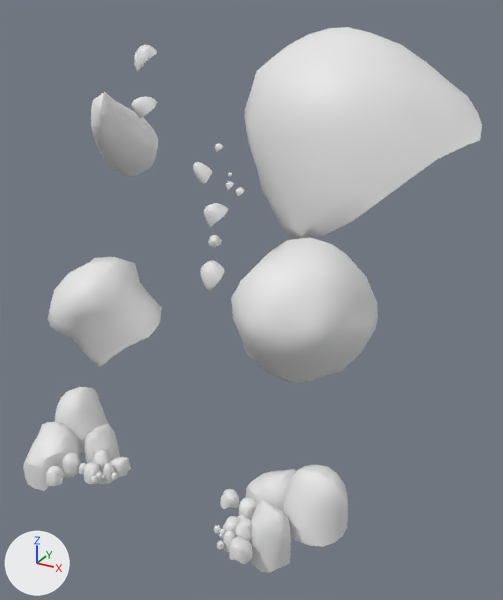
The OBJ model assets/models02/rocks02.obj as it was, and as the next commit left it.
Camera for both pictures: a 50 mm camera at (-48.5, 9.8, 40.5) aimed at (-77.0, 61.5, 14.6). Every picture has the same lights, and +X, +Y and +Z are marked at lower left. Where no turn or scale is listed for an object, it has been applied to the vertices.

Objects in the first picture: 'rocks02'.
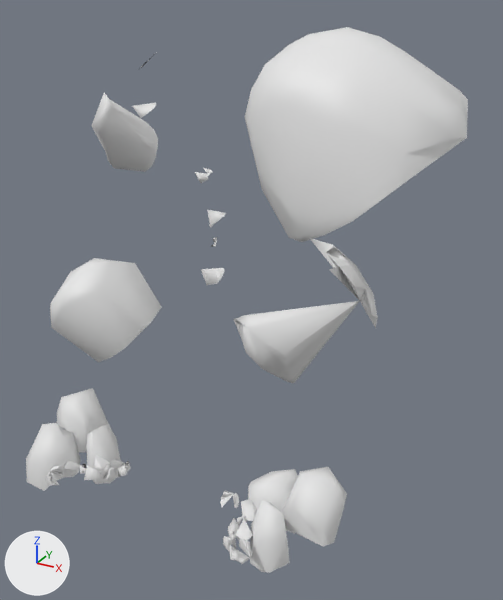
What changed in the scene script:
```text
Change me_rocks02:
    used by ob_rocks02; location = (0.0, 0.0, 0.0)
    remove me_rocks02.from_pydata(...)  # 4308 vertices, 7838 faces; spans x -96.0..-59.8, y 45.9..78.6, z -3.3..37.8
    add me_rocks02.from_pydata(...)  # 614 vertices, 958 faces; spans x -96.0..-60.8, y 45.9..78.6, z -3.3..37.8
    me_rocks02 part 1: 12 loose pieces with 1068 vertices, spanning x -86.9..-71.8, y 47.0..52.1, z -0.9..30.9, are deleted
    me_rocks02 part 2: 895 vertices removed from x -95.8..-85.0, y 46.6..57.3, z -3.3..4.0; 12 vertices added at x -94.8..-86.1, y 47.5..54.4, z -3.3..0.5
    me_rocks02 part 3: 891 vertices removed from x -75.0..-64.0, y 46.7..57.8, z -3.3..4.0; 12 vertices added at x -74.1..-67.4, y 47.7..56.3, z -3.3..0.5
    me_rocks02 part 4: 1 vertex moved within x -80.2, y 49.9, z 33.3; 697 vertices removed from x -85.9..-62.6, y 46.1..55.4, z 15.2..37.2; 10 vertices added at x -82.8..-63.8, y 50.6..55.3, z 20.4..36.4
    me_rocks02 part 5: 104 vertices removed from x -80.8..-59.8, y 61.6..78.6, z 20.8..37.8; 9 vertices added at x -80.0..-60.8, y 61.6..75.0, z 21.9..36.6
    me_rocks02 part 6: 85 vertices removed from x -89.5..-80.2, y 46.4..54.9, z 11.8..20.5; 3 vertices added at x -84.8..-80.8, y 49.0..51.3, z 12.0..20.5
```

Boxes [x1, y1, x2, y2] around the edits, measured in the pictures (503 x 600 px):
'rocks02', reshaped: before [23, 27, 482, 573]; after [26, 27, 468, 573]
part 1 of me_rocks02, deleted: before [91, 143, 245, 549]
part 2 of me_rocks02, cut back: before [23, 387, 130, 491]; after [46, 412, 130, 485]
part 3 of me_rocks02, cut back: before [220, 465, 348, 573]; after [220, 491, 295, 565]
part 4 of me_rocks02, cut back: before [91, 45, 378, 383]; after [105, 52, 378, 383]
part 5 of me_rocks02, cut back: before [245, 27, 482, 239]; after [251, 39, 468, 236]
part 6 of me_rocks02, cut back: before [48, 257, 162, 367]; after [54, 258, 162, 362]
